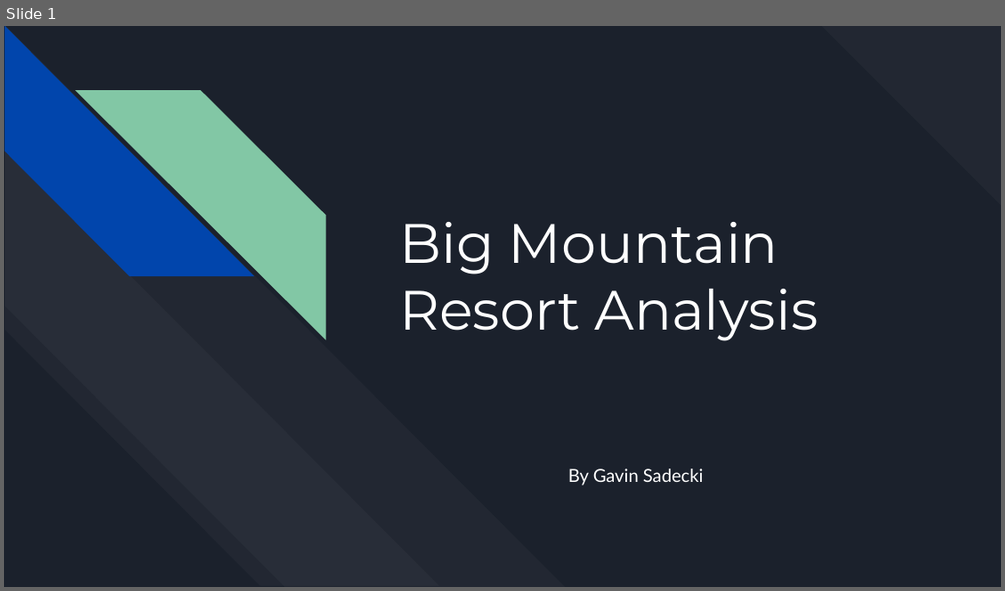
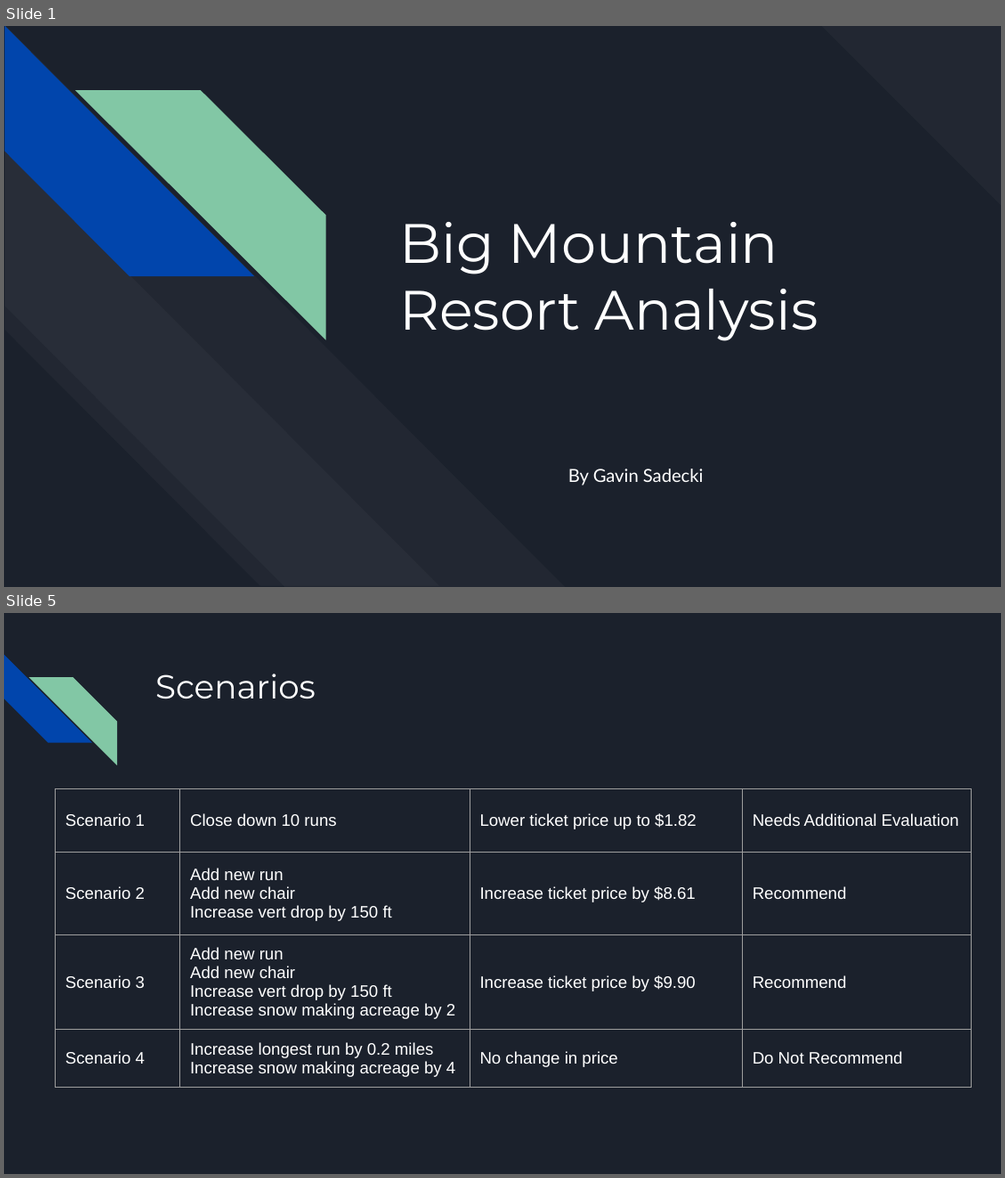
Before and after one commit to gsadecki/DataScienceGuidedCapstone, a slide deck: Guided Capstone Project Slide Deck.pptx. Shown one above the other, each under a label of ours: slide 1 before the commit, slides 1 and 5 after it; the slides between them are not shown. The pictures are 1005x591 and 1005x1178 pixels, drawn with LibreOffice and Linux fonts; fonts in the diff are those of the drawing. Boxes give left, top, right and bottom in pixels: in the first picture for what was removed or moved away, otherwise in the second. Text is boxed around its words. In the diff, an @@ line names an element or a change of style, - is before the commit and + after.

```diff
--- a/Guided Capstone Project Slide Deck.pptx
+++ b/Guided Capstone Project Slide Deck.pptx
@@ slide 5 added at bbox=[4, 613, 1001, 1174], background #1B212C @@
@@ diag stripe added at bbox=[4, 655, 92, 743], fill #0145AC @@
@@ diag stripe added at bbox=[29, 677, 117, 764], fill #82C7A5 @@
@@ title added at bbox=[155, 674, 316, 699], 24 pt, text #FFFFFF @@
+Scenarios
@@ table added at bbox=[56, 789, 971, 1117], 4 rows, 4 columns @@
+Scenario 1 | Close down 10 runs | Lower ticket price up to $1.82 | Needs Additional Evaluation
+Scenario 2 | Add new run / Add new chair / Increase vert drop by 150 ft | Increase ticket price by $8.61 | Recommend
+Scenario 3 | Add new run / Add new chair / Increase vert drop by 150 ft / Increase snow making acreage by 2 | Increase ticket price by $9.90 | Recommend
+Scenario 4 | Increase longest run by 0.2 miles / Increase snow making acreage by 4 | No change in price | Do Not Recommend
```
Also in this commit, not shown: 4 slides changed, 2 other slides added, 2 slides removed.
